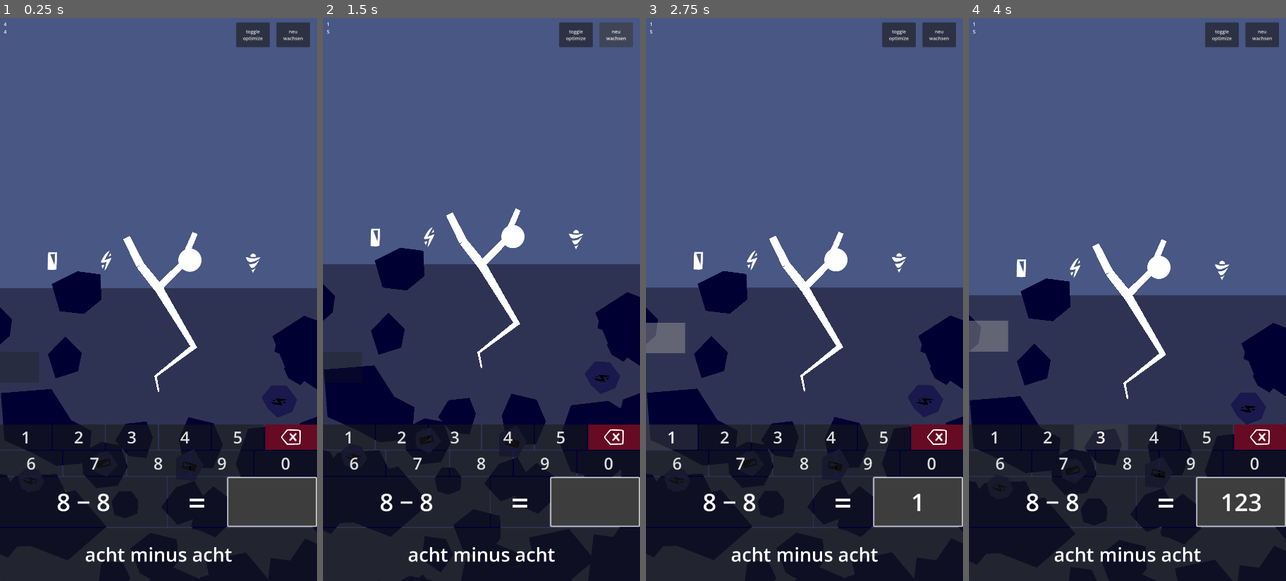
Above: before the commit, frames 1-4 (left to right).
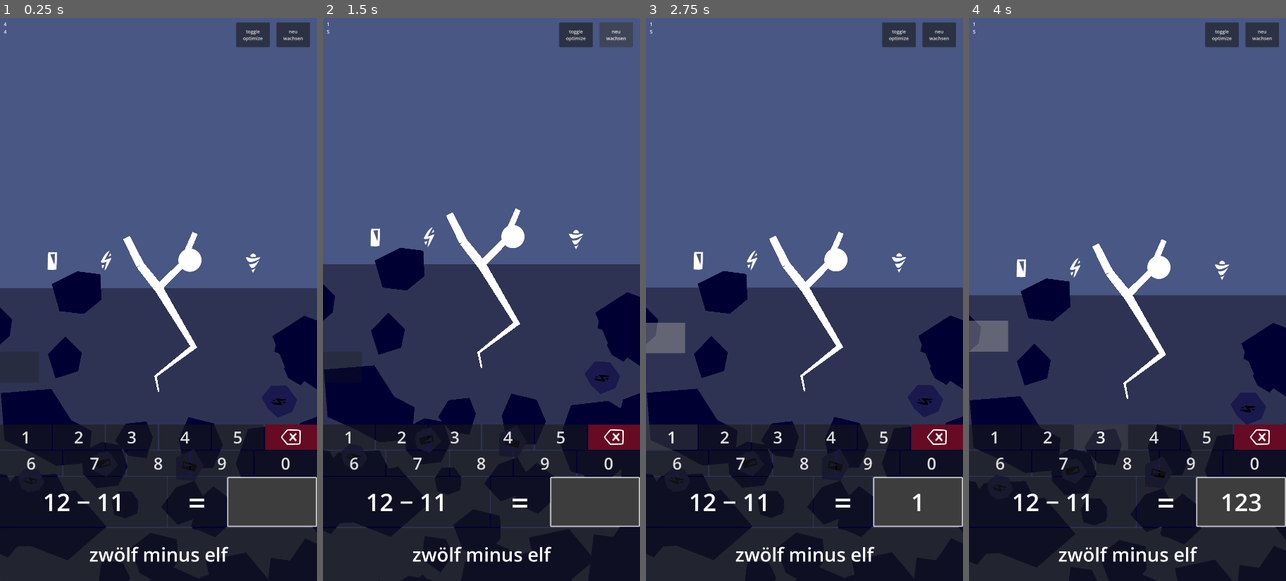
Above: after the commit, the same moments.

Repository: PSteinhaus/mathtrees
Game: Godot game, scene res://scenes/world.tscn
Two runs of this game, one before a commit and one after it. Both use one fixed random seed, a clock stepped at 60 frames per second and the inputs below.
Inputs:
- Up to frame 1 (0.25 s): no input
- Up to frame 2 (1.5 s): click "toggle optimize" at 0.5 s; click "neu wachsen" at 1.25 s
- Up to frame 3 (2.75 s): click "1" at 2 s
- Up to frame 4 (4 s): click "2" at 2.75 s; click "3" at 3.5 s

The runs differ from the first frame. In frame 1, 0.8% of the frame differs, in the area x 14-74%, y 84-97%; in frame 2, 0.8%; in frame 3, 0.8%; in frame 4, 0.8%.

Commit message:
color palette work and creative mode (zr20 exercise currently broken)

Diff:
--- /dev/null
+++ b/scenes/creative_mode.tscn
@@ -0,0 +1,67 @@
+[gd_scene format=3 uid="uid://bhxqfvqkntpqr"]
+
+[ext_resource type="Script" uid="uid://dad10pasn216o" path="res://scripts/creative_mode.gd" id="1_lslsu"]
+[ext_resource type="Script" uid="uid://bgyg384lruwgx" path="res://scripts/fractal_tree.gd" id="2_4fq4x"]
+[ext_resource type="PackedScene" uid="uid://i6gbqw570ug1" path="res://scenes/aufgaben/ex_zr_20.tscn" id="3_l7uvt"]
+[ext_resource type="Script" uid="uid://dsrsute6c1tkj" path="res://scripts/debug_label.gd" id="4_6s3r3"]
+
+[sub_resource type="QuadMesh" id="QuadMesh_lslsu"]
+
+[sub_resource type="SphereMesh" id="SphereMesh_lslsu"]
+
+[node name="CreativeMode" type="Node2D" unique_id=543835808]
+script = ExtResource("1_lslsu")
+
+[node name="MeshInstanceBG" type="MeshInstance2D" parent="." unique_id=1919808126]
+unique_name_in_owner = true
+position = Vector2(541.75, 961.75006)
+scale = Vector2(1084.5, 1924.5001)
+mesh = SubResource("QuadMesh_lslsu")
+
+[node name="FractalTree" type="MultiMeshInstance2D" parent="." unique_id=1831909861]
+unique_name_in_owner = true
+position = Vector2(539, 1062)
+scale = Vector2(1.56, 1.56)
+script = ExtResource("2_4fq4x")
+metadata/_custom_type_script = "uid://bgyg384lruwgx"
+
+[node name="CanvasLayer" type="CanvasLayer" parent="." unique_id=1015353]
+
+[node name="ExZR20" parent="CanvasLayer" unique_id=166979938 instance=ExtResource("3_l7uvt")]
+unique_name_in_owner = true
+
+[node name="DebugLabel" type="Label" parent="CanvasLayer" unique_id=165361352]
+unique_name_in_owner = true
+offset_left = 13.0
+offset_top = 14.0
+offset_right = 382.0
+offset_bottom = 146.0
+size_flags_horizontal = 0
+size_flags_vertical = 0
+autowrap_mode = 3
+script = ExtResource("4_6s3r3")
+
+[node name="Button_opt" type="Button" parent="CanvasLayer" unique_id=2051012679]
+offset_left = 805.0
+offset_top = 20.0
+offset_right = 919.0
+offset_bottom = 104.0
+text = "toggle
+optimize"
+
+[node name="Button_new" type="Button" parent="CanvasLayer" unique_id=1536096543]
+offset_left = 942.0
+offset_top = 20.0
+offset_right = 1056.0
+offset_bottom = 104.0
+text = "neu
+wachsen"
+
+[node name="MeshInstance2D" type="MeshInstance2D" parent="." unique_id=680885137]
+unique_name_in_owner = true
+position = Vector2(543, 1941)
+scale = Vector2(1908.4272, 1853.4467)
+mesh = SubResource("SphereMesh_lslsu")
+
+[connection signal="answer_checked" from="CanvasLayer/ExZR20" to="." method="_on_ex_zr_20_answer_checked"]
+[connection signal="level_changed" from="CanvasLayer/ExZR20" to="." method="_on_ex_zr_20_level_changed"]
--- a/scripts/Helpers.gd
+++ b/scripts/Helpers.gd
@@ -236,3 +236,75 @@
 	mesh.add_surface_from_arrays(Mesh.PRIMITIVE_TRIANGLES, surface_array)
 
 	return mesh
+
+enum PaletteStyle {
+	ANALOGOUS,
+	#COMPLEMENTARY,
+	#TRIADIC,
+	#SPLIT_COMPLEMENTARY
+}
+
+static func generate_palette(style: PaletteStyle) -> Array[Color]:
+	var base_hue = randi_range(0, 359)
+
+	# Slightly muted values usually look nicer
+	var saturation = randf_range(0.55, 0.80)
+	var value = randf_range(0.55, 0.75)
+
+	var hues: Array[int] = []
+
+	match style:
+		PaletteStyle.ANALOGOUS:
+			hues = [
+				rotate_hue(base_hue, -25),
+				base_hue,
+				rotate_hue(base_hue, 25)
+			]
+
+		#PaletteStyle.COMPLEMENTARY:
+			#hues = [
+				#base_hue,
+				#rotate_hue(base_hue, 180),
+				#rotate_hue(base_hue, 210)
+			#]
+
+		#PaletteStyle.TRIADIC:
+			#hues = [
+				#base_hue,
+				#rotate_hue(base_hue, 120),
+				#rotate_hue(base_hue, 240)
+			#]
+
+		#PaletteStyle.SPLIT_COMPLEMENTARY:
+			#hues = [
+				#base_hue,
+				#rotate_hue(base_hue, 150),
+				#rotate_hue(base_hue, 210)
+			#]
+
+	var palette: Array[Color] = []
+
+	for hue in hues:
+		var color = Color.from_hsv(
+			hue / 360.0,
+			saturation,
+			value
+		)
+		value -= 0.21
+		saturation -= 0.1
+
+		palette.append(color)
+
+	return palette
+
+static func rotate_hue(hue: int, degrees: int) -> int:
+	return (hue + degrees + 360) % 360
+
+static func gacha_palette() -> Array[Color]:
+	match randi_range(1,6):
+		1: return [Color.from_string("#0D1B2A", Color.BLACK), Color.from_string("#1B263B", Color.BLACK), Color.from_string("#E0E1DD", Color.BLACK)]
+		2: return [Color.from_string("#363635", Color.BLACK), Color.from_string("#595A4A", Color.BLACK), Color.from_string("#B0FE76", Color.BLACK)]
+		3: return [Color.from_string("#93ACB5", Color.BLACK), Color.from_string("#F2F4FF", Color.BLACK), Color.from_string("#6C756B", Color.BLACK)]
+		4: return [Color.from_string("#96C5F7", Color.BLACK), Color.from_string("#A9D3FF", Color.BLACK), Color.from_string("#F2F4FF", Color.BLACK)]
+		5: return [Color.from_string("#A23E48", Color.BLACK), Color.from_string("C33B46", Color.BLACK), Color.from_string("#FF8C42", Color.BLACK)]
+		_: return [Color.from_string("#031D2E", Color.BLACK), Color.from_string("#06314B", Color.BLACK), Color.from_string("#000004", Color.BLACK)]
--- a/scripts/aufgaben/ex_zr_20.gd
+++ b/scripts/aufgaben/ex_zr_20.gd
@@ -3,6 +3,7 @@
 var num1: int
 var num2: int
 var is_plus: bool
+var is_uebergang: bool
 static var latest_num1: int = -1
 static var latest_num2: int = -1
 
@@ -31,6 +32,7 @@
 	$SubmitButton.animateHide()
 	var accepted = false
 	is_plus = randi_range(0,1) == 0
+	is_uebergang = randi_range(0,1) == 0
 	while !accepted:
 		if is_plus:
 			num1 = randi_range(1,19)
@@ -39,6 +41,8 @@
 			num1 = randi_range(1,20)
 			num2 = randi_range(1, num1)
 		if num1 == latest_num1 && num2 == latest_num2:
+			continue
+		if is_uebergang && !((is_plus && num1 < 10 && num1 + num2 >= 10) || (!is_plus && num1 >= 10 && num1 - num2 < 10)):
 			continue
 		accepted = true
 	latest_num1 = num1
--- /dev/null
+++ b/scripts/creative_mode.gd
@@ -0,0 +1,36 @@
+extends Node2D
+
+var color_ground: Color
+var color_bg: Color
+var color_tree: Color
+
+func _ready() -> void:
+	#var palette = Helpers.generate_palette(Helpers.PaletteStyle.values().pick_random())
+	var palette = Helpers.gacha_palette()
+	color_bg = palette[0]
+	color_ground = palette[1]
+	color_tree = palette[2]
+
+	%MeshInstance2D.self_modulate = color_ground
+	%FractalTree.self_modulate = color_tree
+	%MeshInstanceBG.self_modulate = color_bg
+
+	var k = FractalTree.FracKernel.new()
+	k.add_point(Vector2(-40., -50.))
+	k.add_point(Vector2(-70., -110.))
+	var k_branch0 = k.start_child_arm_from(0, Vector2(50., -50.))
+	k_branch0.add_point(Vector2(80., -120.))
+	%FractalTree.kernel = k
+	%FractalTree.grow()
+	%FractalTree.grow()
+	%FractalTree.grow()
+	%FractalTree.grow()
+
+
+func _on_ex_zr_20_level_changed(old_level: int, new_level: int) -> void:
+	%FractalTree.grow()
+
+func _on_ex_zr_20_answer_checked(correct: bool) -> void:
+	# get a new challenge
+	if correct:
+		%ExZR20.new_challenge()
--- a/scripts/fractal_tree.gd
+++ b/scripts/fractal_tree.gd
@@ -73,7 +73,8 @@
 func _ready() -> void:
 	# initialize ghost tree and add it straight to the world (as it should be totally unmoved by anything
 	ghost_tree = Node2D.new()
-	Global.get_world().add_child.call_deferred(ghost_tree)
+	var root = get_tree().current_scene
+	root.add_child.call_deferred(ghost_tree)
 
 	multimesh = MultiMesh.new()
 	multimesh.transform_format = MultiMesh.TRANSFORM_2D
Not shown, added: scripts/creative_mode.gd.uid
